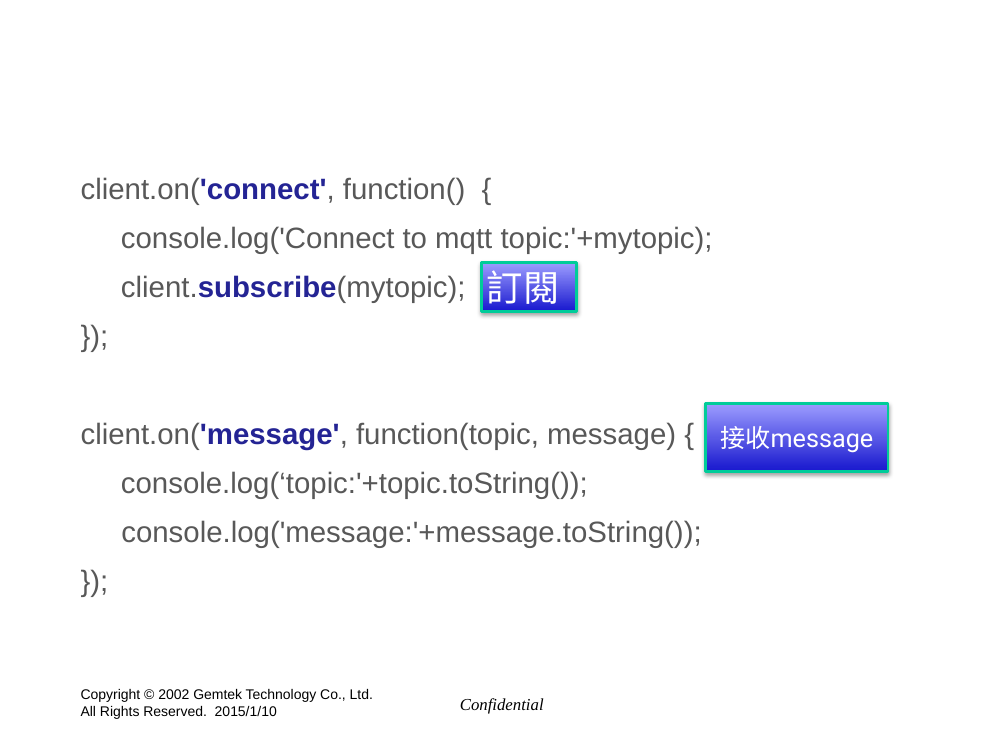
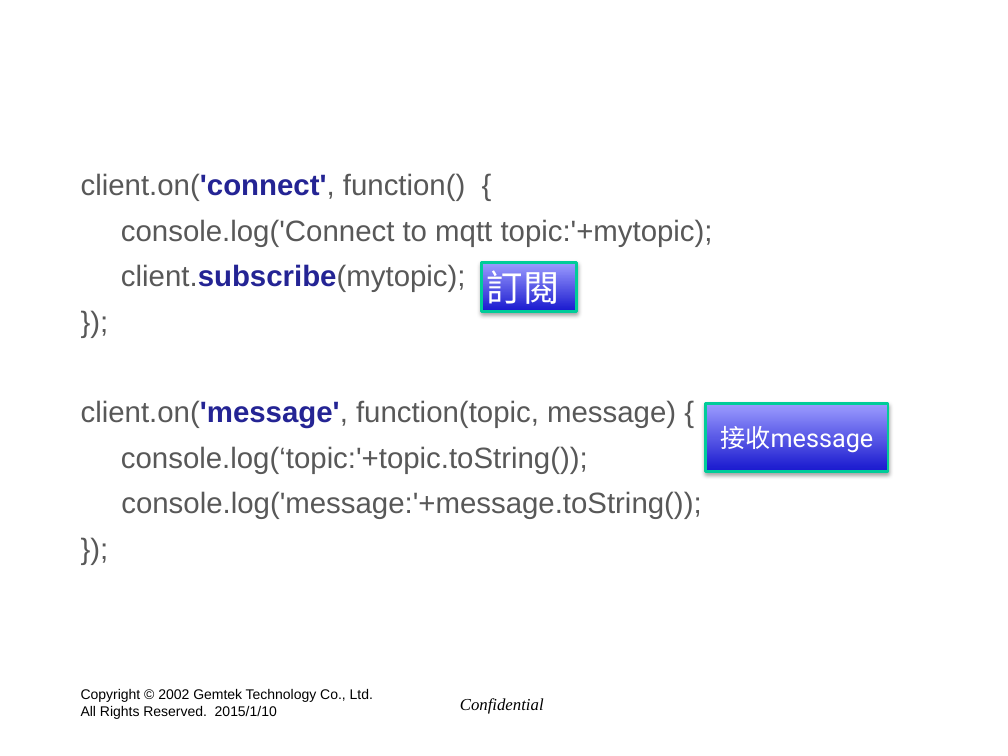
Before and after one commit to hyper570908/demo2, a slide deck: slide 14 of doc/GIot_Session2(win7).pptx. Drawn at 1008x756 pixels with LibreOffice and Linux fonts; fonts in the diff are those of the drawing; background and template pictures are left out. Boxes give left, top, right and bottom in pixels: in the first picture for what was removed or moved away, otherwise in the second. Text is boxed around its words. In the diff, an @@ line names an element or a change of style, - is before the commit and + after.

```diff
--- a/doc/GIot_Session2(win7).pptx
+++ b/doc/GIot_Session2(win7).pptx
@@ text "client.on('connect', function() {" at [81,173,713,519]: line spacing 1.15 to 1.05 @@
```
Also in this commit, not shown: 18 other slides changed, 6 other files.
